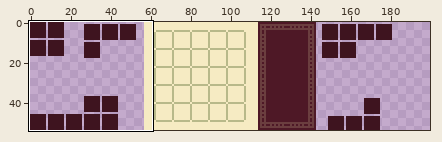
Pixel-art file: art_workspace/levels/level2.aseprite. Above: a wide view before the commit, with the close-up outlined.
Close-up. As it was:
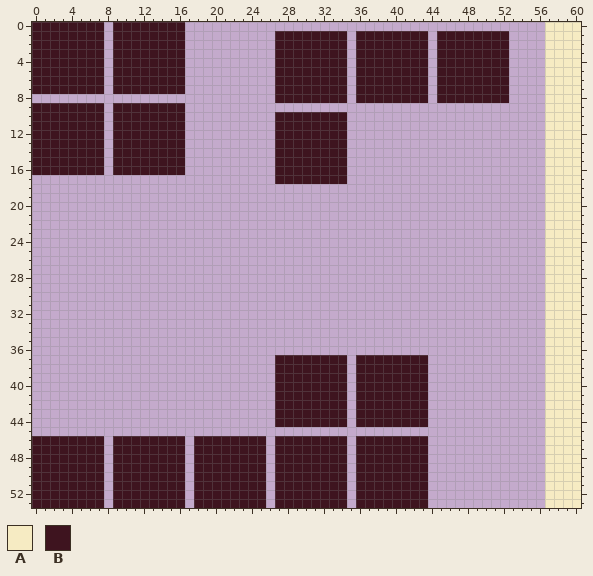
200x54 pixels, 1 frame. Shown: x 0..60, y 0..53. The commit also changed other parts of the picture, which this record leaves out.
Visible layers, top first: "Layer 3", "Layer 1", "Layer 2".
Palette (. is transparent): A #f6ebc3  B #3e141f
Pixels before (only the part around the change), first column x 0:
 0 BBBBBBBB.BBBBBBBB........................................AAA
 1 BBBBBBBB.BBBBBBBB..........BBBBBBBB.BBBBBBBB.BBBBBBBB....AAA
 2 BBBBBBBB.BBBBBBBB..........BBBBBBBB.BBBBBBBB.BBBBBBBB....AAA
 3 BBBBBBBB.BBBBBBBB..........BBBBBBBB.BBBBBBBB.BBBBBBBB....AAA
 4 BBBBBBBB.BBBBBBBB..........BBBBBBBB.BBBBBBBB.BBBBBBBB....AAA
 5 BBBBBBBB.BBBBBBBB..........BBBBBBBB.BBBBBBBB.BBBBBBBB....AAA
 6 BBBBBBBB.BBBBBBBB..........BBBBBBBB.BBBBBBBB.BBBBBBBB....AAA
 7 BBBBBBBB.BBBBBBBB..........BBBBBBBB.BBBBBBBB.BBBBBBBB....AAA
 8 ...........................BBBBBBBB.BBBBBBBB.BBBBBBBB....AAA
 9 BBBBBBBB.BBBBBBBB........................................AAA
10 BBBBBBBB.BBBBBBBB..........BBBBBBBB......................AAA
11 BBBBBBBB.BBBBBBBB..........BBBBBBBB......................AAA
12 BBBBBBBB.BBBBBBBB..........BBBBBBBB......................AAA
13 BBBBBBBB.BBBBBBBB..........BBBBBBBB......................AAA
14 BBBBBBBB.BBBBBBBB..........BBBBBBBB......................AAA
15 BBBBBBBB.BBBBBBBB..........BBBBBBBB......................AAA
16 BBBBBBBB.BBBBBBBB..........BBBBBBBB......................AAA
17 ...........................BBBBBBBB......................AAA
18 .........................................................AAA
19 .........................................................AAA
20 .........................................................AAA
21 .........................................................AAA
22 .........................................................AAA
23 .........................................................AAA
24 .........................................................AAA
25 .........................................................AAA
26 .........................................................AAA
27 .........................................................AAA
28 .........................................................AAA
29 .........................................................AAA
30 .........................................................AAA
31 .........................................................AAA
32 .........................................................AAA
33 .........................................................AAA
34 .........................................................AAA
35 .........................................................AAA
36 .........................................................AAA
37 ...........................BBBBBBBB.BBBBBBBB.............AAA
38 ...........................BBBBBBBB.BBBBBBBB.............AAA
39 ...........................BBBBBBBB.BBBBBBBB.............AAA
40 ...........................BBBBBBBB.BBBBBBBB.............AAA
41 ...........................BBBBBBBB.BBBBBBBB.............AAA
42 ...........................BBBBBBBB.BBBBBBBB.............AAA
43 ...........................BBBBBBBB.BBBBBBBB.............AAA
44 ...........................BBBBBBBB.BBBBBBBB.............AAA
45 .........................................................AAA
46 BBBBBBBB.BBBBBBBB.BBBBBBBB.BBBBBBBB.BBBBBBBB.............AAA
47 BBBBBBBB.BBBBBBBB.BBBBBBBB.BBBBBBBB.BBBBBBBB.............AAA
48 BBBBBBBB.BBBBBBBB.BBBBBBBB.BBBBBBBB.BBBBBBBB.............AAA
49 BBBBBBBB.BBBBBBBB.BBBBBBBB.BBBBBBBB.BBBBBBBB.............AAA
50 BBBBBBBB.BBBBBBBB.BBBBBBBB.BBBBBBBB.BBBBBBBB.............AAA
51 BBBBBBBB.BBBBBBBB.BBBBBBBB.BBBBBBBB.BBBBBBBB.............AAA
52 BBBBBBBB.BBBBBBBB.BBBBBBBB.BBBBBBBB.BBBBBBBB.............AAA
53 BBBBBBBB.BBBBBBBB.BBBBBBBB.BBBBBBBB.BBBBBBBB.............AAA
Now the later version:
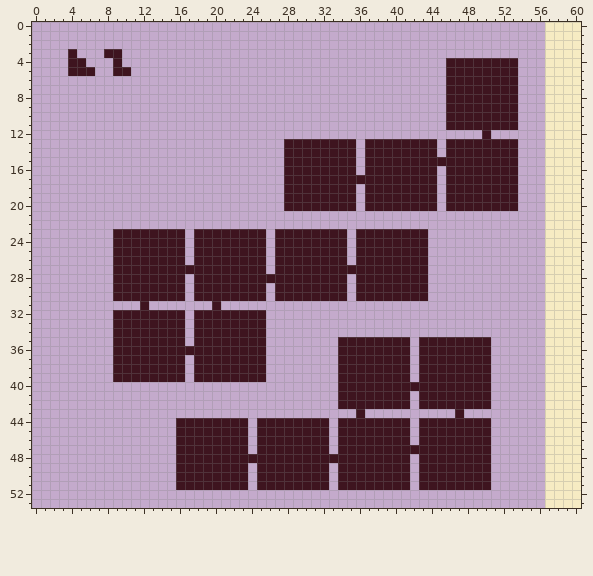
What changed:
Changed rows in their new state; - is an unchanged pixel.
Layer "Layer 3":
first column x 0:
 0 ........-........-------------------------------------
 1 ........-........----------........-........-........-
 2 ........-........----------........-........-........-
 3 ....-...B-.......----------........-........-........-
 4 ....--..--.......----------........-........-.-------B
 5 ....---.---......----------........-........-.-------B
 6 ........-........----------........-........-.-------B
 7 ........-........----------........-........-.-------B
 8 ---------------------------........-........-.-------B
 9 ........-........-----------------------------BBBBBBBB
10 ........-........----------........-----------BBBBBBBB
11 ........-........----------........-----------BBBBBBBB
12 ........-........----------........---------------B---
13 ........-........----------.-------B-BBBBBBBB-BBBBBBBB
14 ........-........----------.-------B-BBBBBBBB-BBBBBBBB
15 ........-........----------.-------B-BBBBBBBBBBBBBBBBB
16 ........-........----------.-------B-BBBBBBBB-BBBBBBBB
17 ---------------------------.-------BBBBBBBBBB-BBBBBBBB
18 ----------------------------BBBBBBBB-BBBBBBBB-BBBBBBBB
19 ----------------------------BBBBBBBB-BBBBBBBB-BBBBBBBB
20 ----------------------------BBBBBBBB-BBBBBBBB-BBBBBBBB
23 ---------BBBBBBBB-BBBBBBBB-BBBBBBBB-BBBBBBBB----------
24 ---------BBBBBBBB-BBBBBBBB-BBBBBBBB-BBBBBBBB----------
25 ---------BBBBBBBB-BBBBBBBB-BBBBBBBB-BBBBBBBB----------
26 ---------BBBBBBBB-BBBBBBBB-BBBBBBBB-BBBBBBBB----------
27 ---------BBBBBBBBBBBBBBBBB-BBBBBBBBBBBBBBBBB----------
28 ---------BBBBBBBB-BBBBBBBBBBBBBBBBB-BBBBBBBB----------
29 ---------BBBBBBBB-BBBBBBBB-BBBBBBBB-BBBBBBBB----------
30 ---------BBBBBBBB-BBBBBBBB-BBBBBBBB-BBBBBBBB----------
31 ------------B-------B---------------------------------
32 ---------BBBBBBBB-BBBBBBBB----------------------------
33 ---------BBBBBBBB-BBBBBBBB----------------------------
34 ---------BBBBBBBB-BBBBBBBB----------------------------
35 ---------BBBBBBBB-BBBBBBBB--------BBBBBBBB-BBBBBBBB---
36 ---------BBBBBBBBBBBBBBBBB--------BBBBBBBB-BBBBBBBB---
37 ---------BBBBBBBB-BBBBBBBB-.......-B------.-BBBBBBB---
38 ---------BBBBBBBB-BBBBBBBB-.......-B------.-BBBBBBB---
39 ---------BBBBBBBB-BBBBBBBB-.......-B------.-BBBBBBB---
40 ---------------------------.......-B--------BBBBBBB---
41 ---------------------------.......-B------.-BBBBBBB---
42 ---------------------------.......-B------.-BBBBBBB---
43 ---------------------------........--.......---B------
44 ----------------BBBBBBBB-BB------.-B------.-BBBBBBB---
45 ----------------BBBBBBBB-BBBBBBBB-BBBBBBBB-BBBBBBBB---
46 ........-.......-B------.-B------.-B------.-BBBBBBB---
47 ........-.......-B------.-B------.-B--------BBBBBBB---
48 ........-.......-B--------B--------B------.-BBBBBBB---
49 ........-.......-B------.-B------.-B------.-BBBBBBB---
50 ........-.......-B------.-B------.-B------.-BBBBBBB---
51 ........-.......-B------.-B------.-B------.-BBBBBBB---
52 ........-........-........-........-........----------
53 ........-........-........-........-........----------
Boxes around the changes in both close-ups, in picture pixels (x1, y1, x2, y2):
changed: (32, 22, 518, 508)
